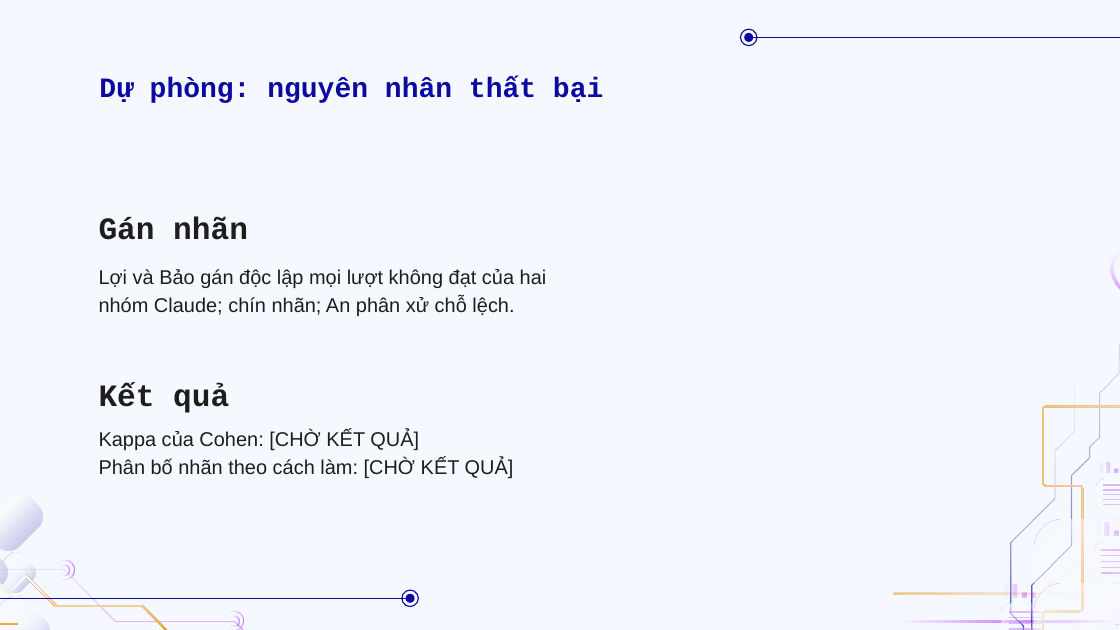
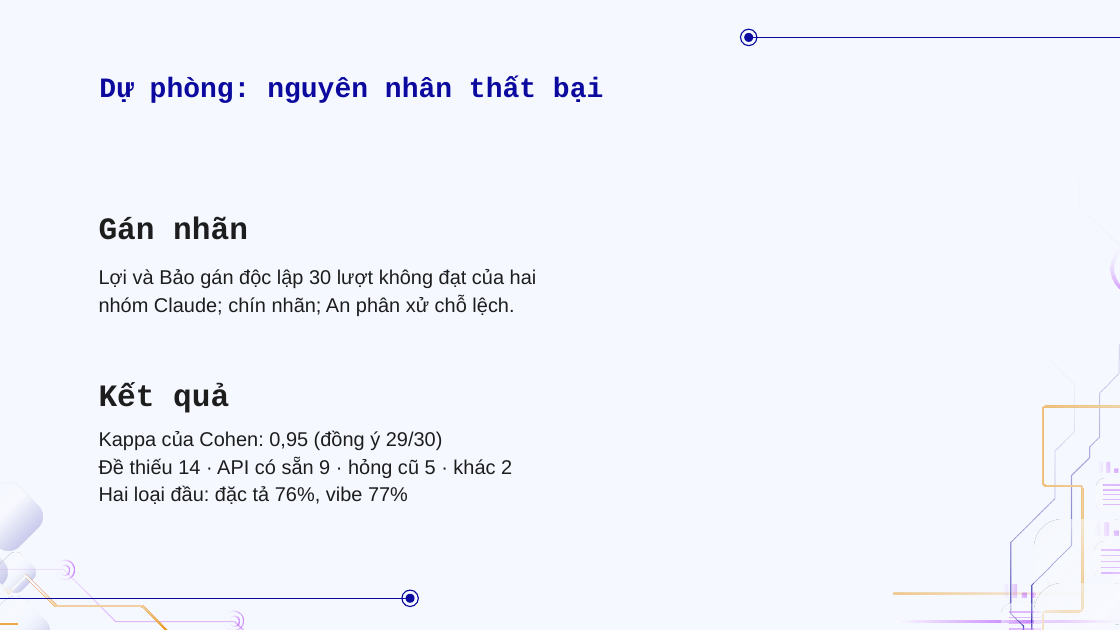
Before and after one commit to doanan293/vipharmind-ai-sdlc-study, a slide deck: slide 29 of docs/presentation/vipharmind-slides.pptx. Drawn at 1120x630 pixels with LibreOffice and Linux fonts; fonts in the diff are those of the drawing; background and template pictures are left out. Boxes give left, top, right and bottom in pixels: in the first picture for what was removed or moved away, otherwise in the second. Text is boxed around its words. In the diff, an @@ line names an element or a change of style, - is before the commit and + after.

```diff
--- a/docs/presentation/vipharmind-slides.pptx
+++ b/docs/presentation/vipharmind-slides.pptx
@@ text at (x1=99, y1=269, x2=537, y2=316): text changed @@
-Lợi và Bảo gán độc lập mọi lượt không đạt của hai
-nhóm Claude; chín nhãn; An phân xử chỗ lệch.
+Lợi và Bảo gán độc lập 30 lượt không đạt của hai
+nhóm Claude; chín nhãn; An phân xử chỗ lệch.
@@ text at (x1=99, y1=431, x2=512, y2=504): text changed @@
-Kappa của Cohen: [CHỜ KẾT QUẢ]
-Phân bố nhãn theo cách làm: [CHỜ KẾT QUẢ]
+Kappa của Cohen: 0,95 (đồng ý 29/30)
+Đề thiếu 14 · API có sẵn 9 · hỏng cũ 5 · khác 2
+Hai loại đầu: đặc tả 76%, vibe 77%
```
Also in this commit, not shown: 24 other files.
